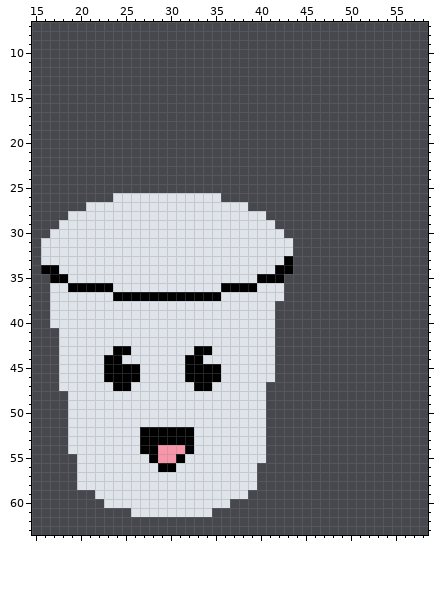
Pixel-art file, stored at assets_raw/cup.aseprite. Above is the file before it was changed.
64x64 pixels, 1 frame. Colours within 5 levels of each other are drawn and written as one. Shown: x 15..58, y 7..63.
Now the later version:
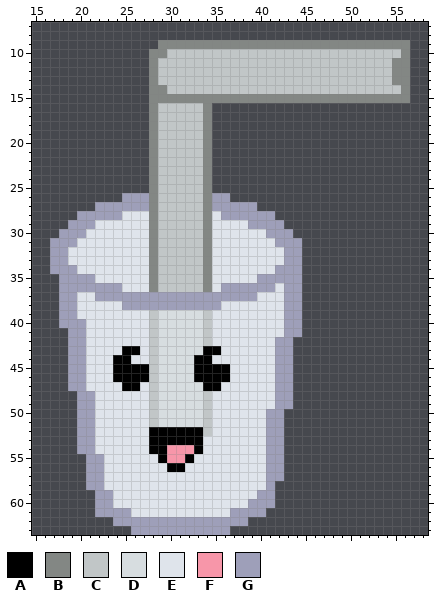
Palette (. is transparent): A #000000  B #838784  C #c1c6c7  D #d7dde0  E #dfe4eb  F #f796a9  G #9e9fb9
From old to new:
layer "straw_bottom" added
layer "straw_top" added
@@ x 15..58 @@
  8 ............................................
- 9 ............................................
-10 ............................................
-11 ............................................
-12 ............................................
-13 ............................................
-14 ............................................
-15 ............................................
-16 ............................................
-17 ............................................
-18 ............................................
-19 ............................................
-20 ............................................
-21 ............................................
-22 ............................................
-23 ............................................
-24 ............................................
-25 ............................................
-26 .........EEEEEEEEEEEE.......................
-27 ......EEEEEEEEEEEEEEEEEE....................
-28 ....EEEEEEEEEEEEEEEEEEEEEE..................
-29 ...EEEEEEEEEEEEEEEEEEEEEEEE.................
-30 ..EEEEEEEEEEEEEEEEEEEEEEEEEE................
-31 .EEEEEEEEEEEEEEEEEEEEEEEEEEEE...............
-32 .EEEEEEEEEEEEEEEEEEEEEEEEEEEE...............
-33 .EEEEEEEEEEEEEEEEEEEEEEEEEEEA...............
-34 .AAEEEEEEEEEEEEEEEEEEEEEEEEAA...............
-35 ..AAEEEEEEEEEEEEEEEEEEEEEAAA................
-36 ..EEAAAAAEEEEEEEEEEEEAAAAEEE................
-37 ..EEEEEEEAAAAAAAAAAAAEEEEEEE................
-38 ..EEEEEEEEEEEEEEEEEEEEEEEEE.................
-39 ..EEEEEEEEEEEEEEEEEEEEEEEEE.................
-40 ..EEEEEEEEEEEEEEEEEEEEEEEEE.................
-41 ...EEEEEEEEEEEEEEEEEEEEEEEE.................
-42 ...EEEEEEEEEEEEEEEEEEEEEEEE.................
-43 ...EEEEEEAAEEEEEEEAAEEEEEEE.................
-44 ...EEEEEAAEEEEEEEAAEEEEEEEE.................
-45 ...EEEEEAAAAEEEEEAAAAEEEEEE.................
-46 ...EEEEEAAAAEEEEEAAAAEEEEEE.................
-47 ...EEEEEEAAEEEEEEEAAEEEEEE..................
-48 ....EEEEEEEEEEEEEEEEEEEEEE..................
-49 ....EEEEEEEEEEEEEEEEEEEEEE..................
-50 ....EEEEEEEEEEEEEEEEEEEEEE..................
-51 ....EEEEEEEEEEEEEEEEEEEEEE..................
-52 ....EEEEEEEEAAAAAAEEEEEEEE..................
-53 ....EEEEEEEEAAAAAAEEEEEEEE..................
-54 ....EEEEEEEEAAFFFAEEEEEEEE..................
-55 .....EEEEEEEEAFFAEEEEEEEEE..................
-56 .....EEEEEEEEEAAEEEEEEEEE...................
-57 .....EEEEEEEEEEEEEEEEEEEE...................
-58 .....EEEEEEEEEEEEEEEEEEEE...................
-59 .......EEEEEEEEEEEEEEEEE....................
-60 ........EEEEEEEEEEEEEE......................
-61 ...........EEEEEEEEE........................
-62 ............................................
-63 ............................................
+ 9 ..............BBBBBBBBBBBBBBBBBBBBBBBBBBBB..
+10 .............BBCCCCCCCCCCCCCCCCCCCCCCCCCCB..
+11 .............BCCCCCCCCCCCCCCCCCCCCCCCCCCBB..
+12 .............BCCCCCCCCCCCCCCCCCCCCCCCCCCBB..
+13 .............BCCCCCCCCCCCCCCCCCCCCCCCCCCBB..
+14 .............BBCCCCCCCCCCCCCCCCCCCCCCCCCCB..
+15 .............BBBBBBBBBBBBBBBBBBBBBBBBBBBBB..
+16 .............BCCCCCB........................
+17 .............BCCCCCB........................
+18 .............BCCCCCB........................
+19 .............BCCCCCB........................
+20 .............BCCCCCB........................
+21 .............BCCCCCB........................
+22 .............BCCCCCB........................
+23 .............BCCCCCB........................
+24 .............BCCCCCB........................
+25 .............BCCCCCB........................
+26 ..........GGGBCCCCCBGG......................
+27 .......GGGGGGBCCCCCBGGGGG...................
+28 .....GGGGGEEEBCCCCCBEGGGGGG.................
+29 ....GGGEEEEEEBCCCCCBEEEEGGGG................
+30 ...GGGEEEEEEEBCCCCCBEEEEEEGGG...............
+31 ..GGGEEEEEEEEBCCCCCBEEEEEEEGGG..............
+32 ..GGEEEEEEEEEBCCCCCBEEEEEEEEGG..............
+33 ..GGEEEEEEEEEBCCCCCBEEEEEEEEGG..............
+34 ..GGGEEEEEEEEBCCCCCBEEEEEEEGGG..............
+35 ...GGGGEEEEEEBCCCCCBEEEEEGGGGG..............
+36 ...GGGGGGGEEEBCCCCCBEGGGGGGEGG..............
+37 ...GGEEGGGGGGGGGGGGGGGGGGEEEGG..............
+38 ...GGEEEEEGGGGGGGGGGGEEEEEEEGG..............
+39 ...GGEEEEEEEECDDDDDCEEEEEEEEGG..............
+40 ...GGGEEEEEEECDDDDDCEEEEEEEEGG..............
+41 ....GGEEEEEEECDDDDDCEEEEEEEEGG..............
+42 ....GGEEEEEEECDDDDDCEEEEEEEGG...............
+43 ....GGEEEEAAECDDDDDAAEEEEEEGG...............
+44 ....GGEEEAAEECDDDDAAEEEEEEEGG...............
+45 ....GGEEEAAAACDDDDAAAAEEEEEGG...............
+46 ....GGEEEAAAACDDDDAAAAEEEEEGG...............
+47 ....GGEEEEAAECDDDDDAAEEEEEEGG...............
+48 .....GGEEEEEECDDDDDCEEEEEEEGG...............
+49 .....GGEEEEEECDDDDDCEEEEEEEGG...............
+50 .....GGEEEEEECDDDDDCEEEEEEGG................
+51 .....GGEEEEEECDDDDDCEEEEEEGG................
+52 .....GGEEEEEEAAAAAACEEEEEEGG................
+53 .....GGEEEEEEAAAAAAEEEEEEEGG................
+54 .....GGEEEEEEAAFFFAEEEEEEEGG................
+55 ......GGEEEEEEAFFAEEEEEEEEGG................
+56 ......GGEEEEEEEAAEEEEEEEEEGG................
+57 ......GGEEEEEEEEEEEEEEEEEEGG................
+58 ......GGEEEEEEEEEEEEEEEEEEG.................
+59 .......GGEEEEEEEEEEEEEEEEGG.................
+60 .......GGEEEEEEEEEEEEEEEGGG.................
+61 .......GGGGEEEEEEEEEEEGGGG..................
+62 .........GGGGGGGGGGGGGGG....................
+63 ...........GGGGGGGGGGG......................
Boxes around the changes in both pictures, in picture pixels (x1, y1, x2, y2):
changed: (41, 40, 410, 535)
